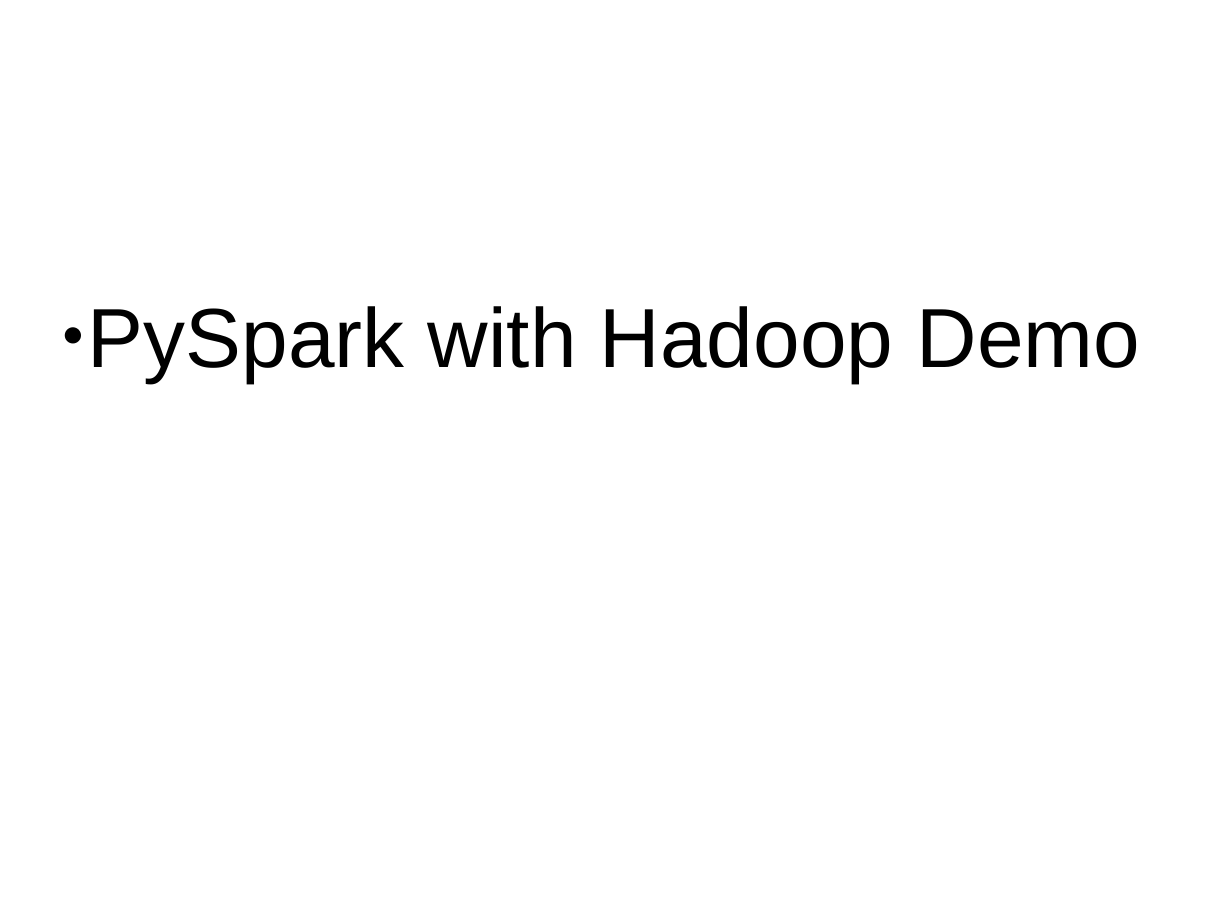
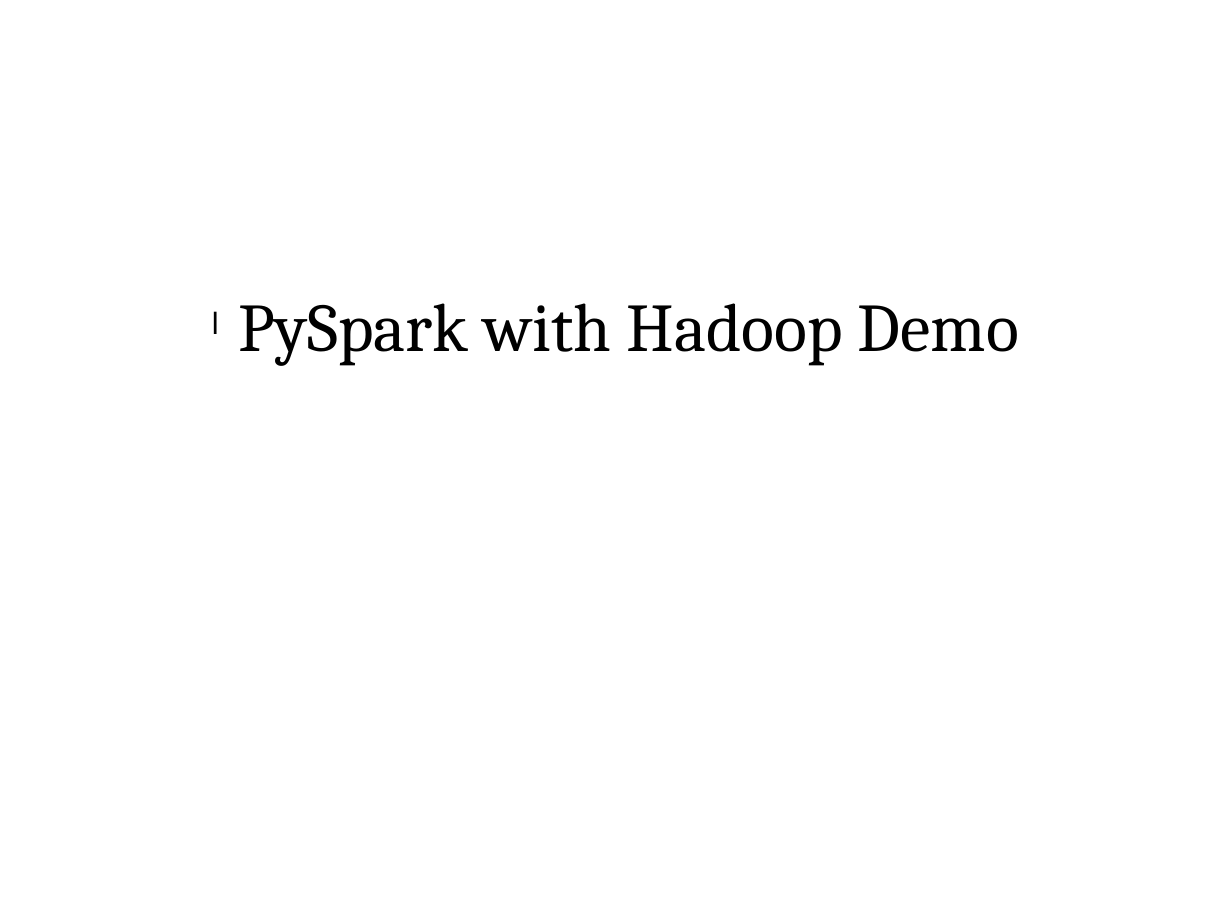
Before and after one commit to dskskv/pycon-india-2016, a slide deck: slide 13 of Pycon-2016-Open-space.pptx (slide 14 before the commit). Drawn at 1232x924 pixels with LibreOffice and Linux fonts; fonts in the diff are those of the drawing. Boxes give left, top, right and bottom in pixels: in the first picture for what was removed or moved away, otherwise in the second. Text is boxed around its words. In the diff, an @@ line names an element or a change of style, - is before the commit and + after.

```diff
--- a/Pycon-2016-Open-space.pptx
+++ b/Pycon-2016-Open-space.pptx
@@ text "PySpark with Hadoop Demo" at [238,303,1019,366]: size 54 to 44 pt, font Arial to Cambria; alignment left to centre; bullet ● to l @@
```
Also in this commit, not shown: 12 other slides changed, 1 slide removed, 1 other file.
